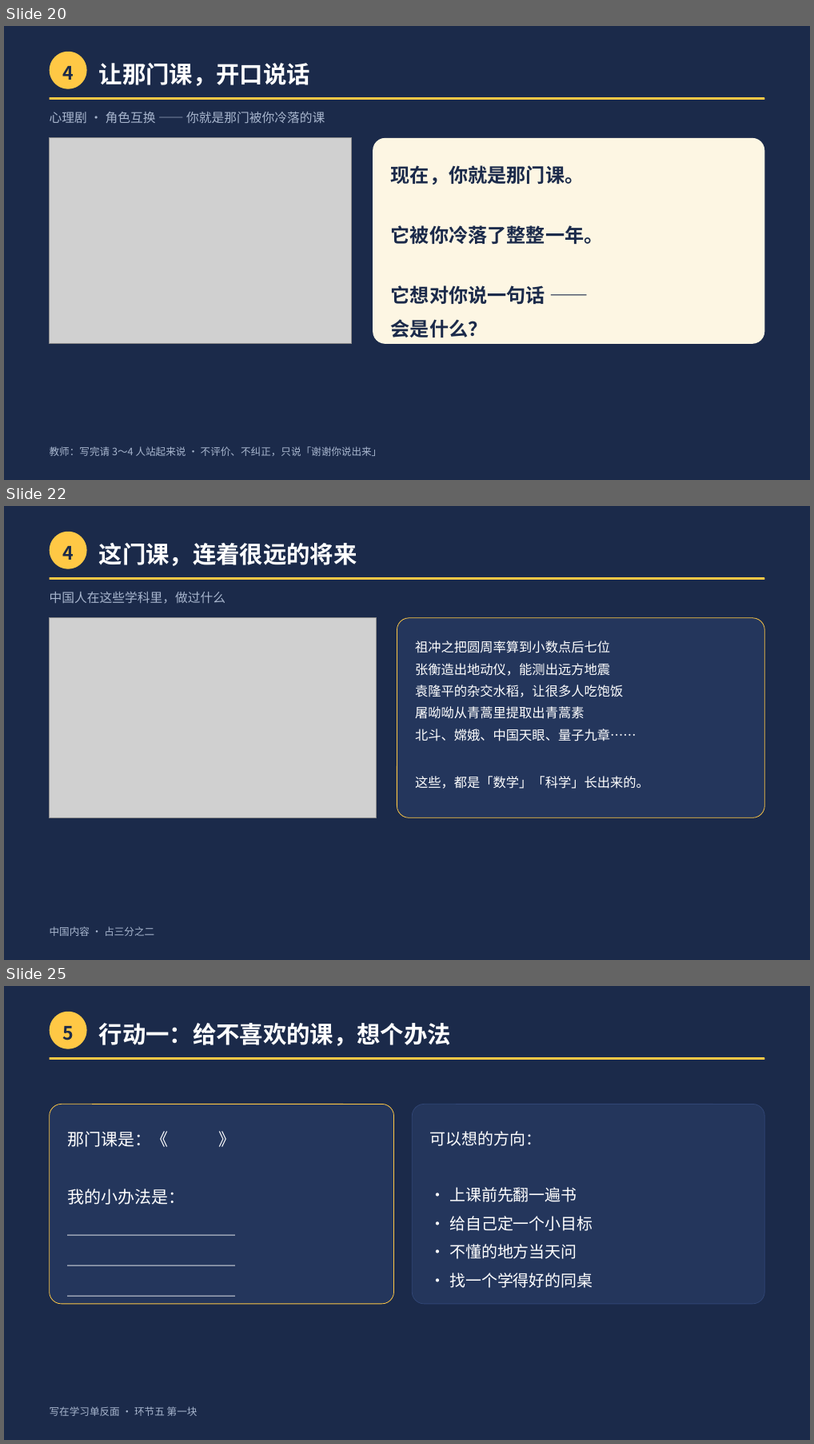
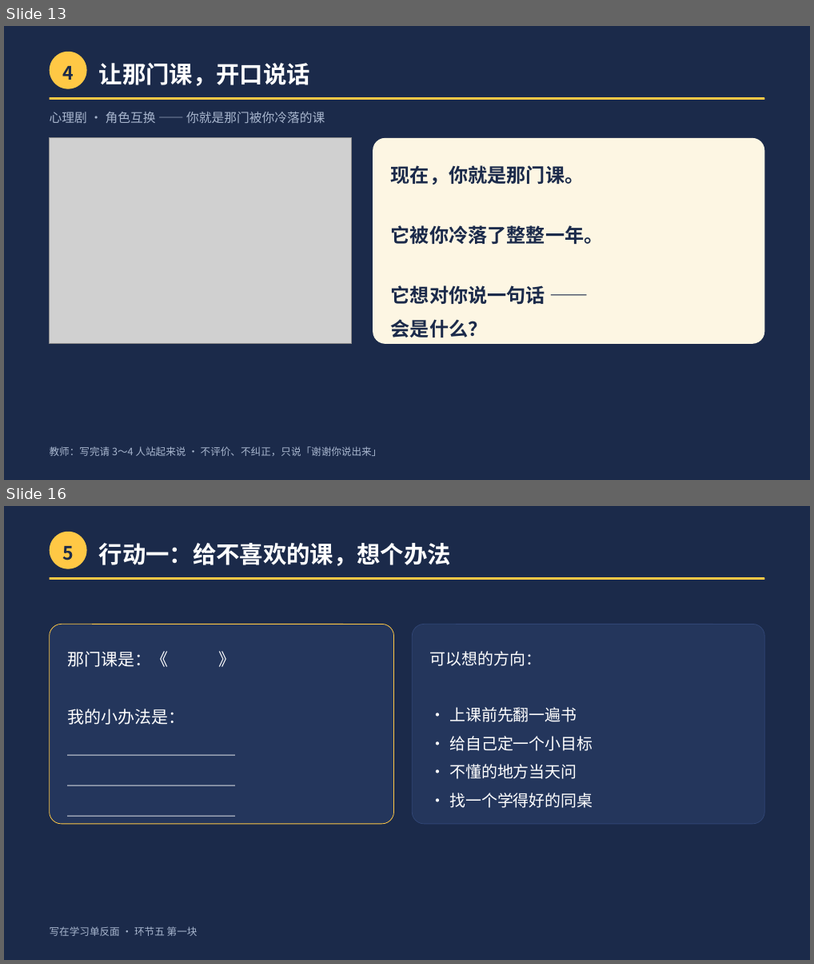
Before and after one commit to 201650545/chenzhou-ideology-competition, a slide deck: 4-要交的材料/第1课成品/第1课_课件.pptx. Shown one above the other, each under a label of ours: slides 20, 22 and 25 before the commit, slides 13 and 16 after it; the slides between them are not shown. The pictures are 814x1444 and 814x964 pixels, drawn with LibreOffice and Linux fonts; fonts in the diff are those of the drawing; grey boxes stand for pictures. Boxes give left, top, right and bottom in pixels: in the first picture for what was removed or moved away, otherwise in the second. Text is boxed around its words. In the diff, an @@ line names an element or a change of style, - is before the commit and + after.

```diff
--- a/4-要交的材料/第1课成品/第1课_课件.pptx
+++ b/4-要交的材料/第1课成品/第1课_课件.pptx
@@ slide 22 removed at box(4, 506, 810, 960), background #1B2A4A @@
@@ ellipse removed at box(50, 532, 87, 569) @@
@@ text removed at box(62, 546, 74, 560) @@
-4
@@ text removed at box(99, 543, 358, 566) @@
-这门课，连着很远的将来
@@ rounded rectangle removed at box(50, 577, 765, 580) @@
@@ text removed at box(50, 592, 226, 604) @@
-中国人在这些学科里，做过什么
@@ picture removed at box(50, 618, 376, 817) @@
@@ rounded rectangle removed at box(398, 618, 765, 817) @@
@@ text removed at box(415, 640, 650, 788) @@
-祖冲之把圆周率算到小数点后七位
-张衡造出地动仪，能测出远方地震
-袁隆平的杂交水稻，让很多人吃饱饭
-屠呦呦从青蒿里提取出青蒿素
-北斗、嫦娥、中国天眼、量子九章……
-这些，都是「数学」「科学」长出来的。
@@ text removed at box(50, 926, 154, 936) @@
-中国内容 · 占三分之二
@@ what was slide 20 is now slide 13 @@
@@ what was slide 25 is now slide 16 @@
```
Also in this commit, not shown: 15 slides changed, 1 slide added, 1 other slide removed, 21 other files.
